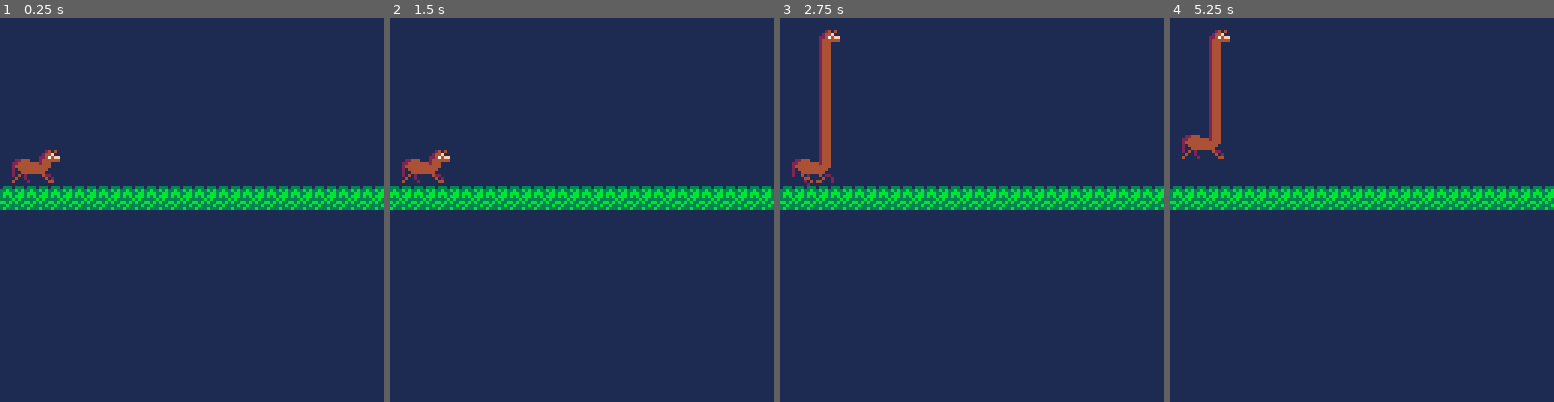
Above: before the commit, frames 1-4 (left to right).
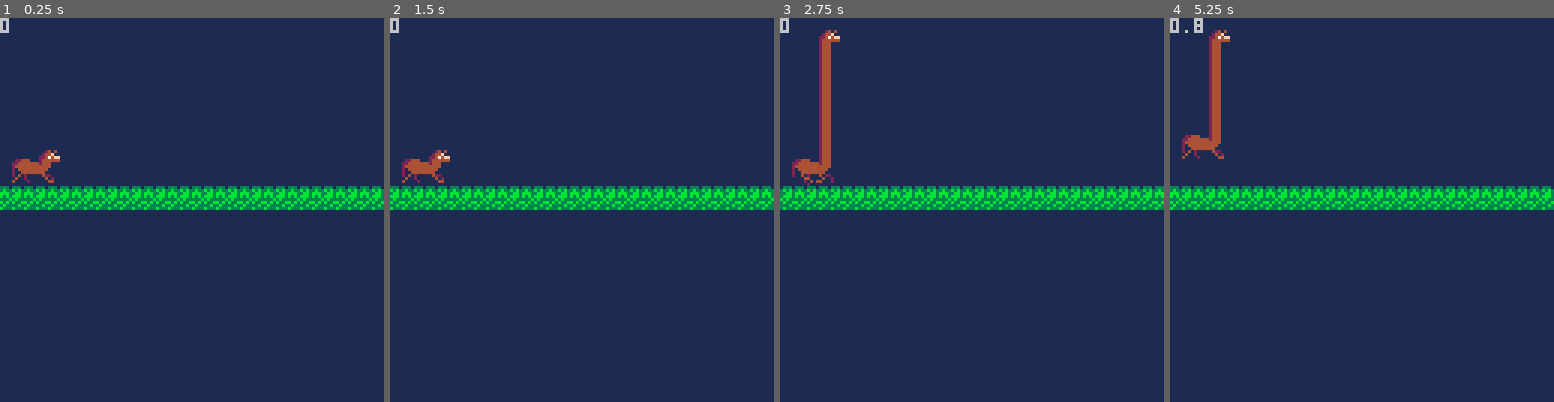
Above: after the commit, the same moments.

Repository: HarryCroke/Horse-Jam-Game
Game: PICO-8 cartridge hoorse.p8
Two runs of this game, one before a commit and one after it. Both use one fixed random seed, a clock stepped at 60 frames per second and the inputs below.
Inputs:
- Up to frame 1 (0.25 s): no input
- Up to frame 2 (1.5 s): tap X (X key) at 0.33, 1.07 s; tap O (Z key) at 0.7 s
- Up to frame 3 (2.75 s): hold Right 1.6-2.1 s; tap O (Z key) at 1.7, 2.1, 2.5 s; tap X (X key) at 1.85 s; hold Up 2.15-2.42 s; hold Right from 2.47 s (still down)
- Up to frame 4 (5.25 s): tap O (Z key) every 0.4 s from 2.9 to 4.9 s; tap X (X key) at 2.97, 4.08, 5.2 s; release Right at 3.03 s; hold Left 3.08-3.58 s; hold Down 3.63-3.97 s; hold Right 4.02-4.68 s; hold Up 4.73-5.03 s; hold Left from 5.08 s (still down)

The runs differ from the first frame. In frame 1, 3.8% of the frame differs, in the area x 0-100%, y 0-50%; in frame 2, 2.2%; in frame 3, 2.2%; in frame 4, 3.9%.

Commit message:
Added button mashing to run

Diff:
--- a/hoorse.p8
+++ b/hoorse.p8
@@ -18,9 +18,11 @@
     x_position = 0
     x_velocity = 1.5
 
+    run_button = 4
+
 end
 
-function _update()
+function stretch_input()
     if(btn(2)) then
         length = mid(min_length, length + 1.5, max_length)
     elseif(btn(3)) then
@@ -32,7 +34,24 @@
         height = mid(min_height, height - 1.5, max_height)
         length = mid(min_length, length - 1.5, max_length)
     end
+end
 
+function run_input()
+    if run_button == 4 and btnp(4) then
+        x_velocity += 1
+        run_button = 5
+    elseif run_button == 5 and btnp(5) then
+        x_velocity += 1
+        run_button = 4
+    end
+
+    x_velocity = mid(0, x_velocity-0.2, 10)
+end
+
+function _update()
+
+    stretch_input()
+    run_input()
     height = mid(min_height, height + y_velocity, max_height)
     if(height != max_height) then
         y_velocity += gravity
@@ -81,6 +100,7 @@
     cls(1)
     draw_horse()
     map(0, 0, x_position, 0, 32, 32)
+    print(x_velocity)
 
 end
 
